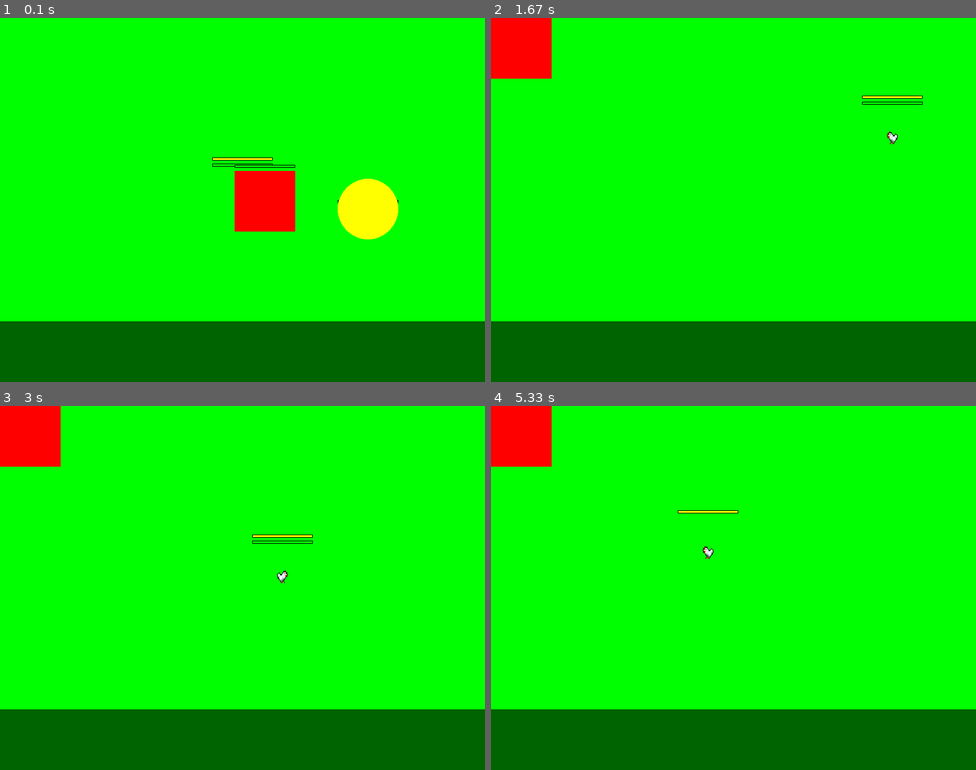
Above: before the commit, frames 1-4 (two rows, left to right).
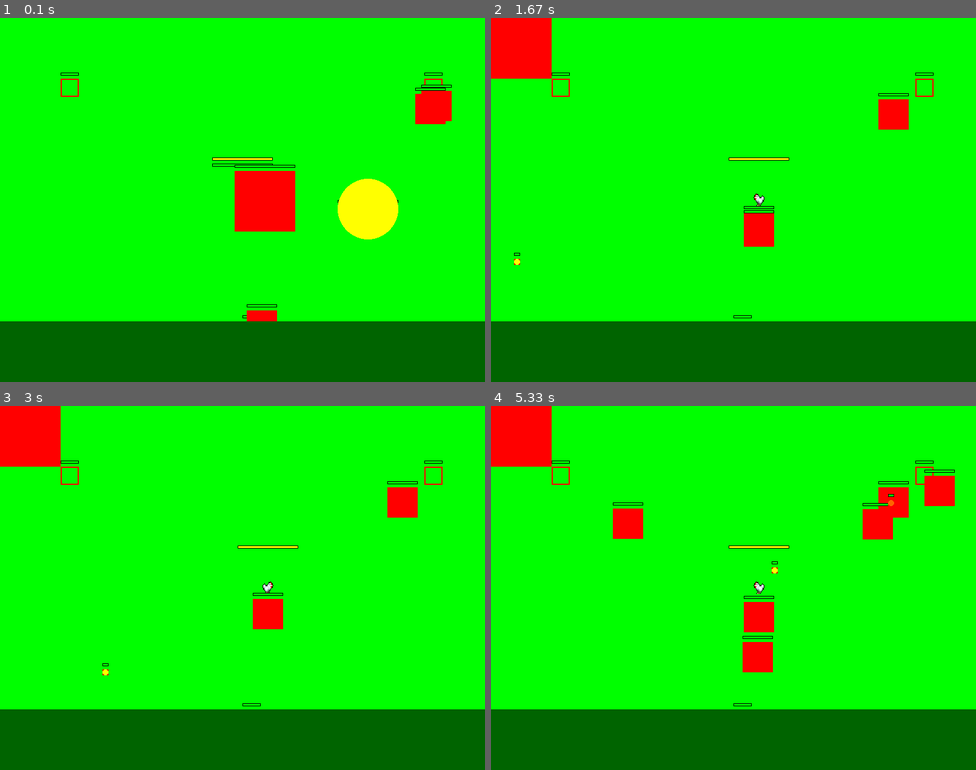
Above: after the commit, the same moments.

Repository: Zakihung/The-Chickening
Game: pygame game, started from main.py
Two runs of this game, one before a commit and one after it. Both use one fixed random seed, a clock stepped at 60 frames per second and the inputs below.
Inputs:
- Up to frame 1 (0.1 s): no input
- Up to frame 2 (1.67 s): hold Right 0.33-0.8 s; hold Up 0.83-1.13 s; hold Right 1.17-1.63 s
- Up to frame 3 (3 s): hold Left 1.67-2.2 s; hold Down 2.23-2.53 s; tap D at 2.57 s; hold Left from 2.9 s (still down)
- Up to frame 4 (5.33 s): release Left at 3.3 s; hold Up 3.33-3.7 s; hold Right 3.73-4.37 s; hold Left 4.8-5.27 s; hold Right from 5.3 s (still down)

The runs differ from the first frame. In frame 1, 1.0% of the frame differs, in the area x 12-94%, y 15-84%; in frame 2, 1.6%; in frame 3, 1.6%; in frame 4, 3.6%, in the area x 12-96%, y 15-83%.

Commit message:
Add level_manager.py for wave spawning from levels.json

Diff:
--- /dev/null
+++ b/modules/managers/level_manager.py
@@ -0,0 +1,67 @@
+# modules/managers/level_manager.py
+import json
+import random
+
+from modules.entities.base_entity import BaseEntity
+from modules.entities.enemy import Enemy
+from modules.utils.constants import WAVE_COUNT_PER_LEVEL
+from modules.utils.helpers import rect_collision
+
+class LevelManager:
+    def __init__(self):
+        """
+        Quản lý levels, waves, spawns.
+        Load từ data/levels.json.
+        """
+        with open('data/levels.json', 'r', encoding='utf-8') as f:
+            self.levels_data = json.load(f)['levels']
+        self.current_level = 0  # Bắt đầu level 1 (index 0)
+        self.current_wave = 0
+        self.enemies = []  # List all enemies
+        self.spawn_points = []  # List destructible spawns (BaseEntity hp)
+        self.wave_timer = 0  # Timer spawn wave
+        self.load_level(self.current_level)
+
+    def load_level(self, level_id):
+        """Load data level từ json."""
+        level = next((l for l in self.levels_data if l['id'] == level_id + 1), None)  # id 1 = index 0
+        if level:
+            self.map_type = level['map_type']
+            self.background = level['background']
+            self.waves = level['waves']
+            self.spawn_points = [BaseEntity(sp['x'], sp['y'], 30, 30, hp=sp['hp']) for sp in level['spawn_points']]
+            self.boss = level['boss']  # None hoặc dict
+            self.current_wave = 0
+            self.enemies.clear()
+
+    def update(self, delta_time, player):
+        """Update waves, spawn enemies, check clear."""
+        # Spawn wave nếu timer hết
+        self.wave_timer -= delta_time
+        if self.wave_timer <= 0 and self.current_wave < len(self.waves):
+            wave = self.waves[self.current_wave]
+            for enemy_data in wave['enemies']:
+                for _ in range(enemy_data['count']):
+                    spawn = random.choice(self.spawn_points)
+                    enemy = Enemy(spawn.rect.centerx, spawn.rect.centery, enemy_data['type'])
+                    self.enemies.append(enemy)
+            self.current_wave += 1
+            self.wave_timer = 5.0  # Delay giữa waves (adjust)
+
+        # Update enemies
+        for enemy in self.enemies[:]:
+            enemy.update(delta_time, player)
+            if not enemy.alive:
+                self.enemies.remove(enemy)
+
+        # Check clear wave: No enemies and all spawns destroyed? (placeholder no enemies)
+        if len(self.enemies) == 0 and self.current_wave >= len(self.waves):
+            # Clear level, next or boss
+            pass
+
+    def draw(self, screen):
+        """Draw enemies/spawns."""
+        for spawn in self.spawn_points:
+            spawn.draw(screen)
+        for enemy in self.enemies:
+            enemy.draw(screen)
--- a/modules/screens/game_screen.py
+++ b/modules/screens/game_screen.py
@@ -4,6 +4,7 @@
 from modules.entities.player import Player
 from modules.entities.enemy import Enemy
 from modules.entities.boss import Boss
+from modules.managers.level_manager import LevelManager
 
 class GameScreen:
     def __init__(self, screen):
@@ -13,11 +14,13 @@
         self.test_boss = Boss(600, 300, 'boss1')
         self.player.enemies = [self.test_boss]  # Để hit boss
         self.resources = []  # List Resource
+        self.level_manager = LevelManager()
 
     def update(self, delta_time, keys):
         """Update entities với delta_time và keys."""
         self.player.update(delta_time, keys)
         self.test_boss.update(delta_time, self.player)
+        self.level_manager.update(delta_time, self.player)
 
         # Update resources (bao gồm dropped từ player.die)
         for res in self.resources[:]:
@@ -40,4 +43,5 @@
         self.test_boss.draw(self.screen)
         for res in self.resources:
             res.draw(self.screen)
+        self.level_manager.draw(self.screen)
         pygame.draw.rect(self.screen, (0, 100, 0), (0, SCREEN_HEIGHT - 100, SCREEN_WIDTH, 100))  # Grass placeholder
